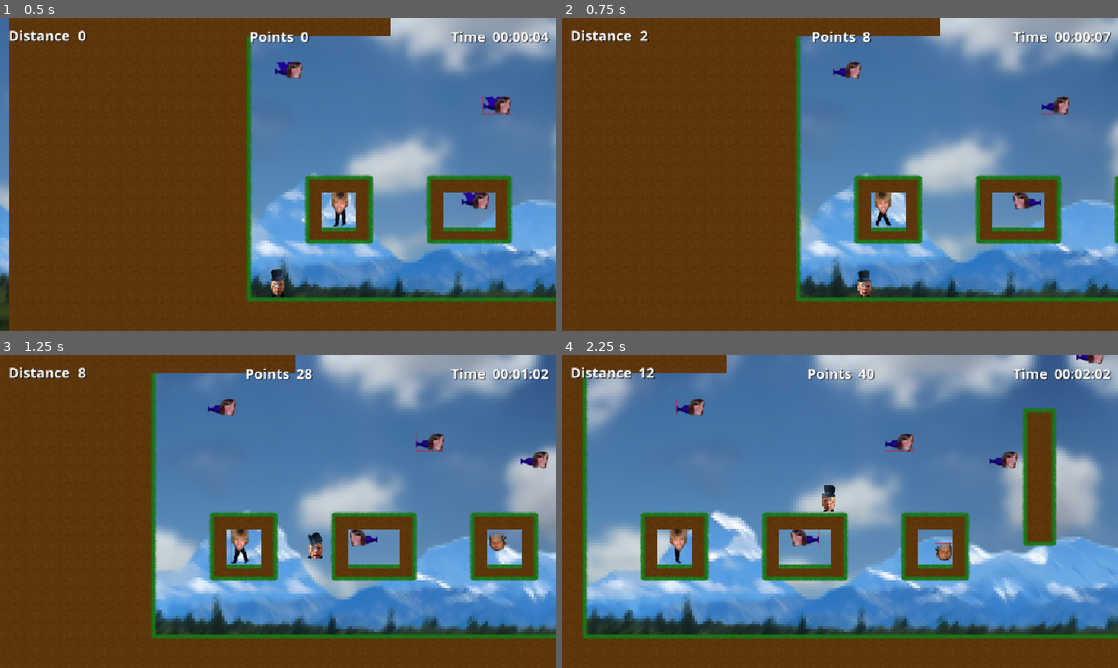
Above: before the commit, frames 1-4 (two rows, left to right).
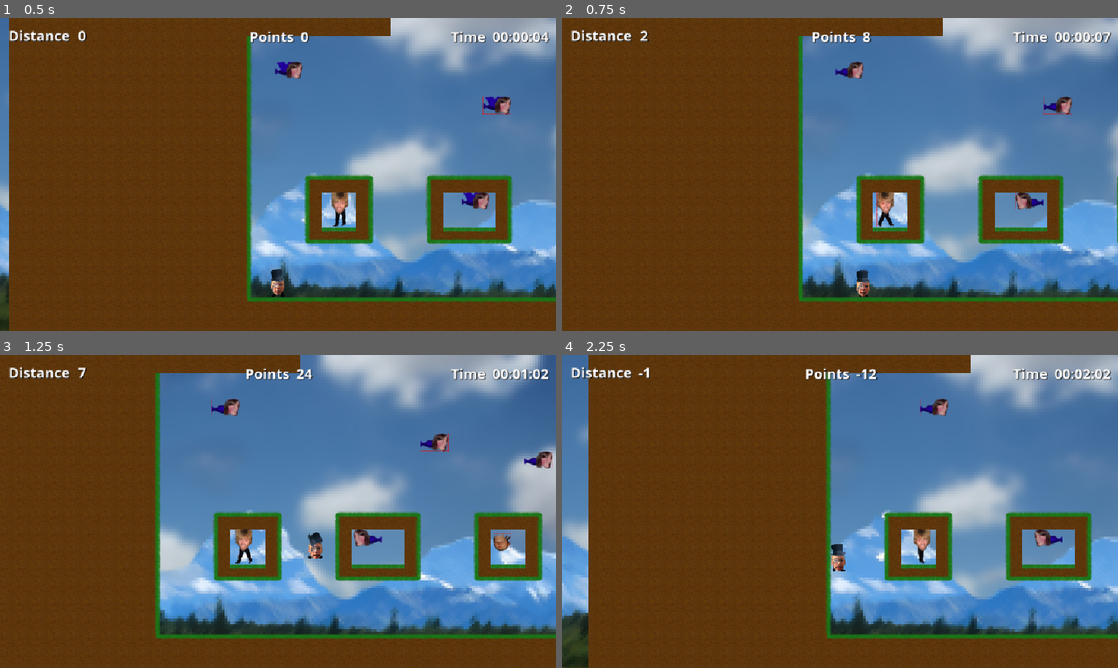
Above: after the commit, the same moments.

Repository: karl-run/alecthefancy-godot
Game: Godot game, scene res://main.tscn
Two runs of this game, one before a commit and one after it. Both use one fixed random seed, a clock stepped at 60 frames per second and the inputs below.
Inputs:
- Up to frame 1 (0.5 s): no input
- Up to frame 2 (0.75 s): hold Right (move_right) from 0.53 s (still down); hold Ctrl (run, bound only after the commit) from 0.53 s (still down)
- Up to frame 3 (1.25 s): keep holding Right (move_right); keep holding Ctrl (run, bound only after the commit); tap Space (jump) at 0.77, 0.8, 1.07 s
- Up to frame 4 (2.25 s): release Ctrl (run, bound only after the commit) at 1.28 s; tap Space (jump) at 1.35, 1.52, 1.82 s; tap Ctrl (run, bound only after the commit) at 1.55 s; release Right (move_right) at 2.03 s; hold Left (move_left) from 2.03 s (still down); hold Ctrl (run, bound only after the commit) from 2.03 s (still down)

Frame 1 is identical in both runs. In frame 2, 4.1% of the frame differs, in the area x 42-100%, y 0-91%; in frame 3, 7.2%; in frame 4, 67%, in the area x 0-100%, y 0-100%.

Commit message:
feat: add basic acceleration to player script

Diff:
--- a/map/map_importer.gd
+++ b/map/map_importer.gd
@@ -3,15 +3,14 @@
 extends Node2D
 
 @export_tool_button("Clear map", "Callable") var clear_map_action = clear_map
+@export_tool_button("Load map", "Callable") var load_map_action = load_map
+@export_tool_button("Load mobs", "Callable") var load_mobs_action = load_mobs
 
-@export_tool_button("Load map", "Callable") var load_map_action = load_map
-
-@export_tool_button("Load mobs", "Callable") var load_mobs_action = load_mobs
 ## The target tile map where the cells will be set
 @export var tile_map: TileMapLayer
 
 var walking_mob: PackedScene = preload("res://mobs/walking_mob.tscn")
-var flying_mob: PackedScene  = preload("res://mobs/flying_mob.tscn")
+var flying_mob: PackedScene = preload("res://mobs/flying_mob.tscn")
 var jumping_mob: PackedScene = preload("res://mobs/jumping_mob.tscn")
 
 
@@ -30,7 +29,7 @@
         var line: String = lines[line_index]
         for char_index in len(line):
             var character := line[char_index]
-            var pos       := Vector2i(char_index, line_index)
+            var pos := Vector2i(char_index, line_index)
 
             # Tiles are between "A" and "Z"
             var charUnicode := character.unicode_at(0)
@@ -51,7 +50,7 @@
         var line: String = lines[line_index]
         for char_index in len(line):
             var character := line[char_index]
-            var pos       := Vector2i(char_index, line_index)
+            var pos := Vector2i(char_index, line_index)
 
             # Mobs are between "1" and "3"
             match character:
@@ -87,9 +86,9 @@
 
 
 func char_to_tile_coords(ch: String) -> Vector2i:
-    var index  := ch.unicode_at(0) - 65
-    var x: int =  index % 9
-    var y: int =  index / 9
+    var index := ch.unicode_at(0) - 65
+    var x: int = index % 9
+    var y: int = index / 9
 
     return Vector2i(x, y)
 
--- a/player/player.gd
+++ b/player/player.gd
@@ -3,44 +3,80 @@
 # Player wiring
 @export var map: WorldMap
 
+
 # Player events
 signal distance_changed(distance: int)
 signal player_died
+
+
 # Player configuration
-const run_speed: int  = 350
+const walk_acceleration: int = 100
+const walk_deceleration: int = 50
+const run_acceleration: int = 200
+const run_deceleration: int = 100
+const max_speed: int = 350
+const max_walk_speed: int = 200
 const jump_speed: int = -1000
-const gravity: int    = 2500
+const gravity: int = 2500
+
 # Player state
 var is_alive: bool = true
 
 
-func get_input():
-    velocity.x = 0
+func handle_movement(delta: float) -> void:
+    var right: bool = Input.is_action_pressed('move_right')
+    var left: bool = Input.is_action_pressed('move_left')
+    var run: bool = Input.is_action_pressed('run')
+    var jump: bool = Input.is_action_just_pressed('jump')
 
-    var right: bool = Input.is_action_pressed('move_right')
-    var left: bool  = Input.is_action_pressed('move_left')
-    var jump: bool  = Input.is_action_just_pressed('jump')
+    #velocity.x -= 1
 
-    if is_on_floor() and jump:
-        velocity.y = jump_speed
+    if is_on_floor():
+        if jump: # Normal jump
+            velocity.y = jump_speed
+
+        if left:
+            velocity.x -= walk_acceleration
+            if abs(velocity.x) >= max_speed: velocity.x = -max_speed
+
+        if right:
+            velocity.x += walk_acceleration
+            if abs(velocity.x) >= max_speed: velocity.x = max_speed
+
+        if not left and not right: # Decelerate
+            if (velocity.x > 0):
+                velocity.x -= walk_deceleration
+                if velocity.x < 0: velocity.x = 0
+            elif (velocity.x < 0):
+                velocity.x += walk_deceleration
+                if velocity.x > 0: velocity.x = 0
+
+
+    else: # Is in the air
+        pass
+
+    # Wall jump
     if is_on_wall_only() and jump:
         velocity.y = jump_speed
-        velocity.x = -get_wall_normal().x * (jump_speed * 2)
-    if right:
-        velocity.x += run_speed
-    if left:
-        velocity.x -= run_speed
+        velocity.x = - get_wall_normal().x * (jump_speed * 2)
+
+
+#    if right:
+#        velocity.x += max_speed
+#    if left:
+#        velocity.x -= max_speed
 
 func _process(delta: float) -> void:
     var distance: int = map.tile_map.local_to_map(position).x
     distance_changed.emit(distance - 15)
+
 
 func _physics_process(delta) -> void:
     if not is_alive:
         return
 
     velocity.y += gravity * delta
-    get_input()
+    handle_movement(delta)
     move_and_slide()
     do_animations()
 
--- a/project.godot
+++ b/project.godot
@@ -28,6 +28,7 @@
 "deadzone": 0.2,
 "events": [Object(InputEventKey,"resource_local_to_scene":false,"resource_name":"","device":-1,"window_id":0,"alt_press …(195 unchanged characters)…
 , Object(InputEventKey,"resource_local_to_scene":false,"resource_name":"","device":-1,"window_id":0,"alt_pressed":false …(182 unchanged characters)…
+, Object(InputEventJoypadButton,"resource_local_to_scene":false,"resource_name":"","device":-1,"button_index":13,"pressure":0.0,"pressed":false,"script":null)
 ]
 }
 move_right={
@@ -35,11 +36,21 @@
 "events": [Object(InputEventKey,"resource_local_to_scene":false,"resource_name":"","device":-1,"window_id":0,"alt_press …(195 unchanged characters)…
 , Object(InputEventKey,"resource_local_to_scene":false,"resource_name":"","device":-1,"window_id":0,"alt_pressed":false …(183 unchanged characters)…
 , Object(InputEventKey,"resource_local_to_scene":false,"resource_name":"","device":-1,"window_id":0,"alt_pressed":false …(183 unchanged characters)…
+, Object(InputEventJoypadButton,"resource_local_to_scene":false,"resource_name":"","device":-1,"button_index":14,"pressure":0.0,"pressed":false,"script":null)
 ]
 }
 jump={
 "deadzone": 0.2,
 "events": [Object(InputEventKey,"resource_local_to_scene":false,"resource_name":"","device":-1,"window_id":0,"alt_press …(191 unchanged characters)…
+, Object(InputEventJoypadButton,"resource_local_to_scene":false,"resource_name":"","device":-1,"button_index":0,"pressure":0.0,"pressed":false,"script":null)
+]
+}
+run={
+"deadzone": 0.2,
+"events": [Object(InputEventKey,"resource_local_to_scene":false,"resource_name":"","device":-1,"window_id":0,"alt_pressed":false,"shift_pressed":false,"ctrl_pressed":false,"meta_pressed":false,"pressed":false,"keycode":0,"physical_keycode":4194326,"key_label":0,"unicode":0,"location":0,"echo":false,"script":null)
+, Object(InputEventKey,"resource_local_to_scene":false,"resource_name":"","device":-1,"window_id":0,"alt_pressed":false,"shift_pressed":false,"ctrl_pressed":false,"meta_pressed":false,"pressed":false,"keycode":0,"physical_keycode":4194325,"key_label":0,"unicode":0,"location":0,"echo":false,"script":null)
+, Object(InputEventJoypadButton,"resource_local_to_scene":false,"resource_name":"","device":-1,"button_index":2,"pressure":0.0,"pressed":false,"script":null)
+, Object(InputEventJoypadButton,"resource_local_to_scene":false,"resource_name":"","device":-1,"button_index":1,"pressure":0.0,"pressed":false,"script":null)
 ]
 }
 
